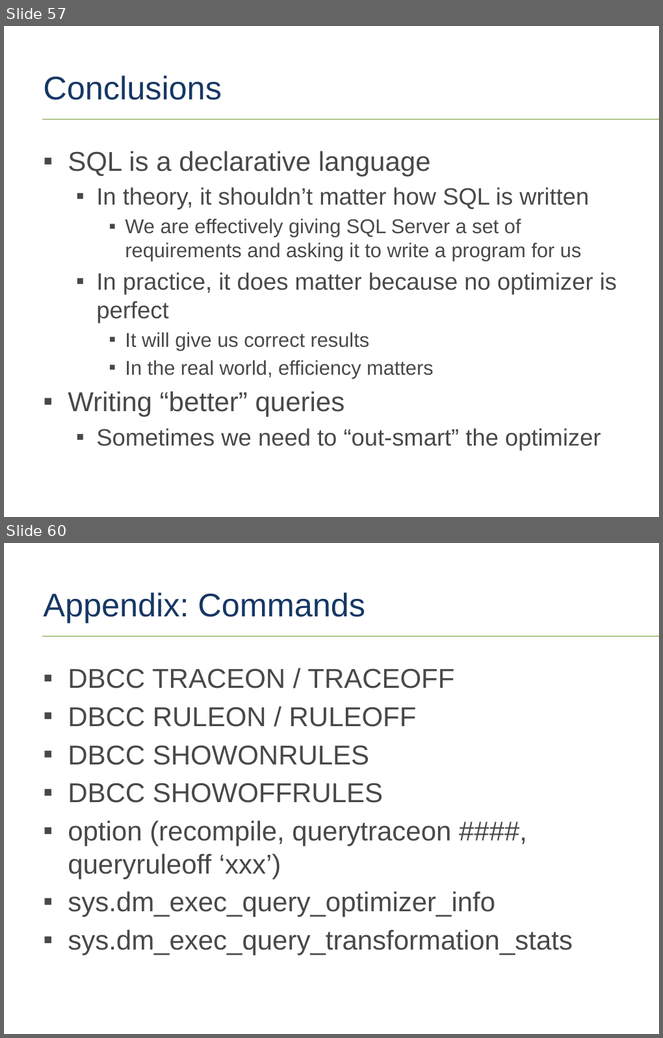
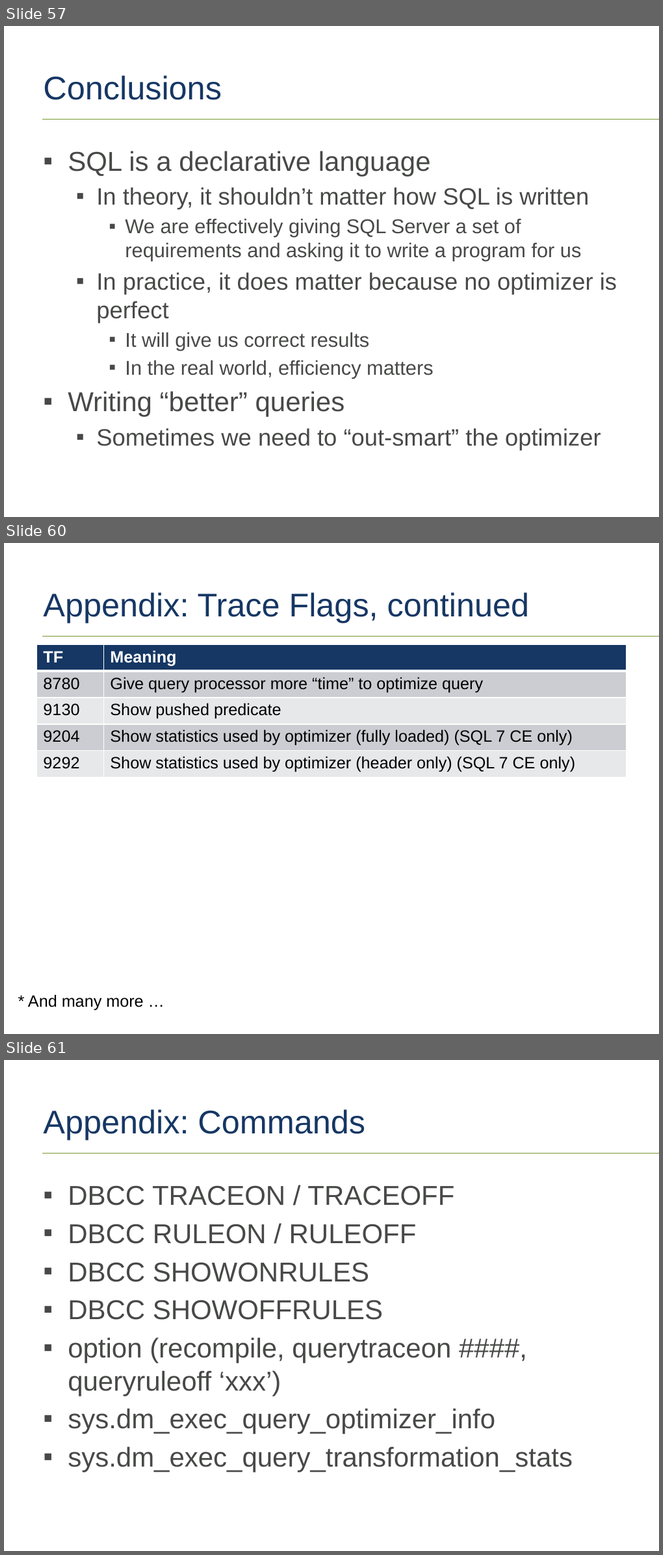
Before and after one commit to tf3604/OptimizerPresentation, a slide deck: Optimizer.pptx. Shown one above the other, each under a label of ours: slides 57 and 60 before the commit, slides 57, 60 and 61 after it; the slides between them are not shown. The pictures are 663x1038 and 663x1555 pixels, drawn with LibreOffice and Linux fonts; fonts in the diff are those of the drawing; background and template pictures are left out. Boxes give left, top, right and bottom in pixels: in the first picture for what was removed or moved away, otherwise in the second. Text is boxed around its words. In the diff, an @@ line names an element or a change of style, - is before the commit and + after.

Commit message:
More trace flags in appendix.

```diff
--- a/Optimizer.pptx
+++ b/Optimizer.pptx
@@ slide 60 added at <box>4,543,659,1034</box>, background #FFFFFF; not listed: 1 template element that a slide beside it also shows @@
@@ title added at <box>43,592,529,623</box>, 36 pt, text #163764 @@
+Appendix: Trace Flags, continued
@@ table added at <box>36,644,627,778</box>, 5 rows, 2 columns @@
+TF | Meaning
+8780 | Give query processor more “time” to optimize query
+9130 | Show pushed predicate
+9204 | Show statistics used by optimizer (fully loaded) (SQL 7 CE only)
+9292 | Show statistics used by optimizer (header only) (SQL 7 CE only)
@@ text added at <box>28,995,143,1010</box>, 18 pt, text #000000 @@
+* And many more …
@@ what was slide 60 is now slide 61 @@
```
Also in this commit, not shown: 2 slides changed.
